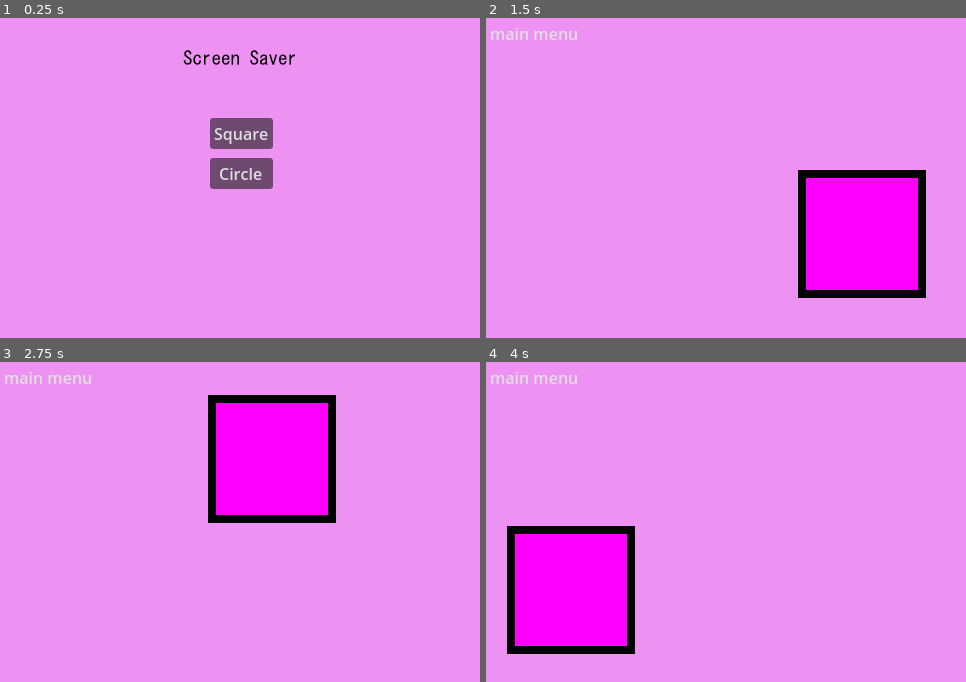
Above: before the commit, frames 1-4 (two rows, left to right).
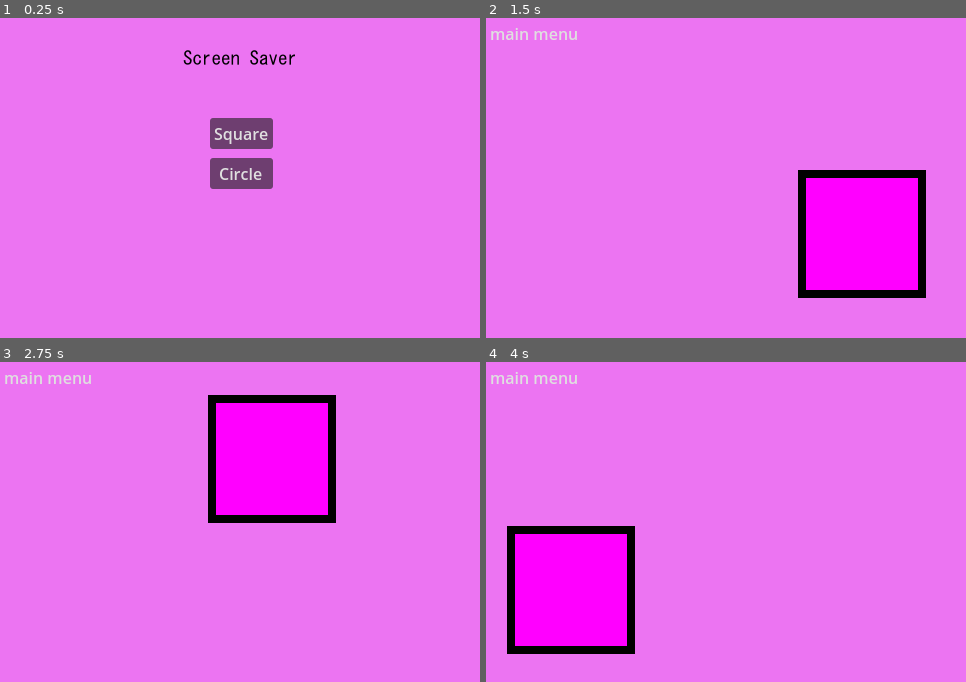
Above: after the commit, the same moments.

Repository: Gaelach-cael/screensaver
Game: Godot game, scene res://scenes/title screen.tscn
Same seed, same stepped clock (60 frames per second), same inputs: the game is played once before the commit and once after it. The engine's default icon, where the game draws it, is replaced by a stand-in: a white triangle on a blue panel in a dark square.
Inputs:
- Up to frame 1 (0.25 s): no input
- Up to frame 2 (1.5 s): click "Square" at 0.5 s
- Up to frame 3 (2.75 s): no input
- Up to frame 4 (4 s): no input

The runs differ from the first frame. In frame 1, 97% of the frame differs, in the area x 0-100%, y 0-100%; in frame 2, 89%; in frame 3, 89%; in frame 4, 89%.

Commit message:
made bg slightly transparent

Diff:
--- a/project.godot
+++ b/project.godot
@@ -24,4 +24,4 @@
 [rendering]
 
 textures/canvas_textures/default_texture_filter=0
-environment/defaults/default_clear_color=Color(0.931, 0.57, 0.95, 1)
+environment/defaults/default_clear_color=Color(0.9253, 0.456, 0.95, 0.811765)
